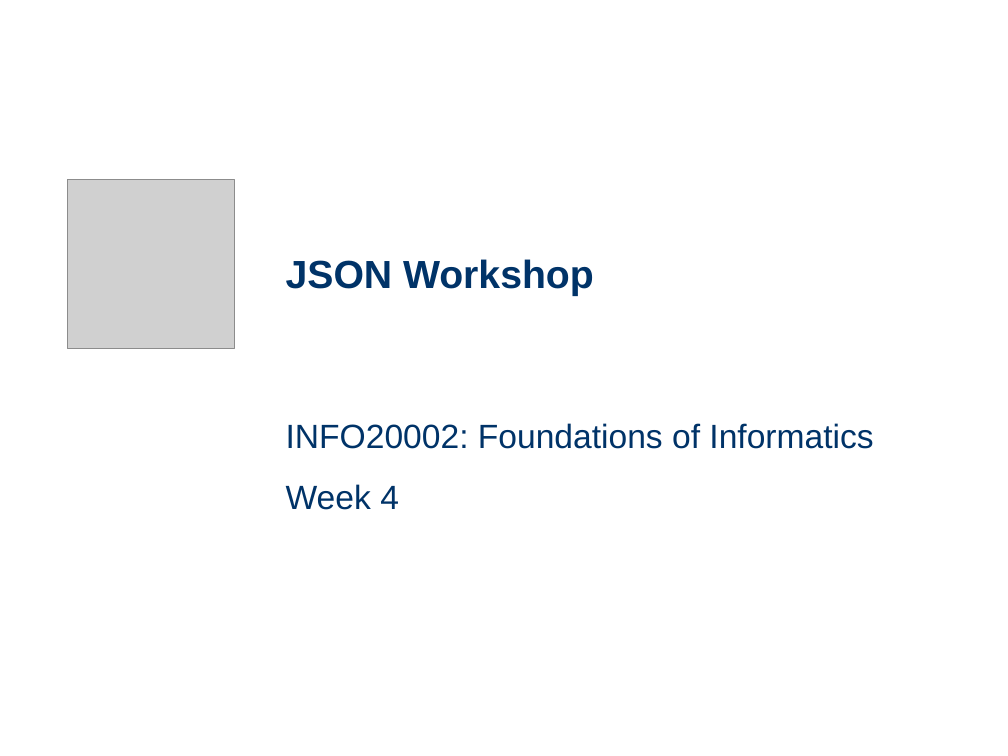
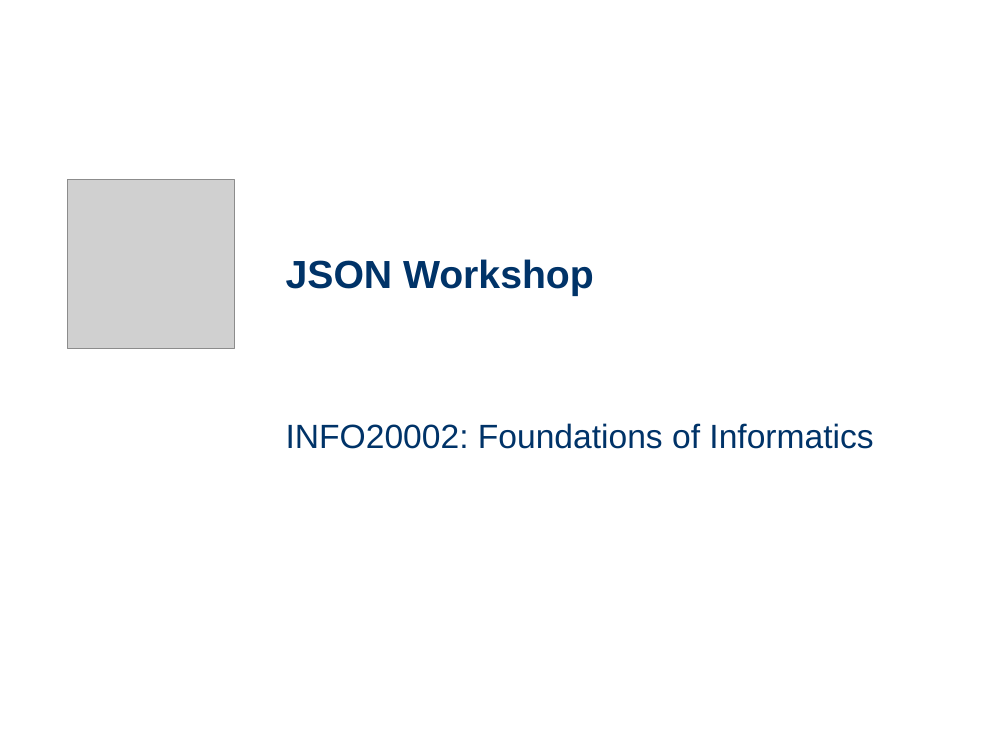
Before and after one commit to dreamind/ix, a slide deck: slide 1 of workshops/representing-data/json_workshop.ppt. Drawn at 1008x756 pixels with LibreOffice and Linux fonts; fonts in the diff are those of the drawing; grey boxes stand for pictures. Boxes give left, top, right and bottom in pixels: in the first picture for what was removed or moved away, otherwise in the second. Text is boxed around its words. In the diff, an @@ line names an element or a change of style, - is before the commit and + after.

Commit message:
Update first lecture and first workshop

```diff
--- a/workshops/representing-data/json_workshop.ppt
+++ b/workshops/representing-data/json_workshop.ppt
@@ subtitle at box(286, 484, 399, 510): paragraph removed @@
-Week 4
```
Also in this commit, not shown: 9 other files.
